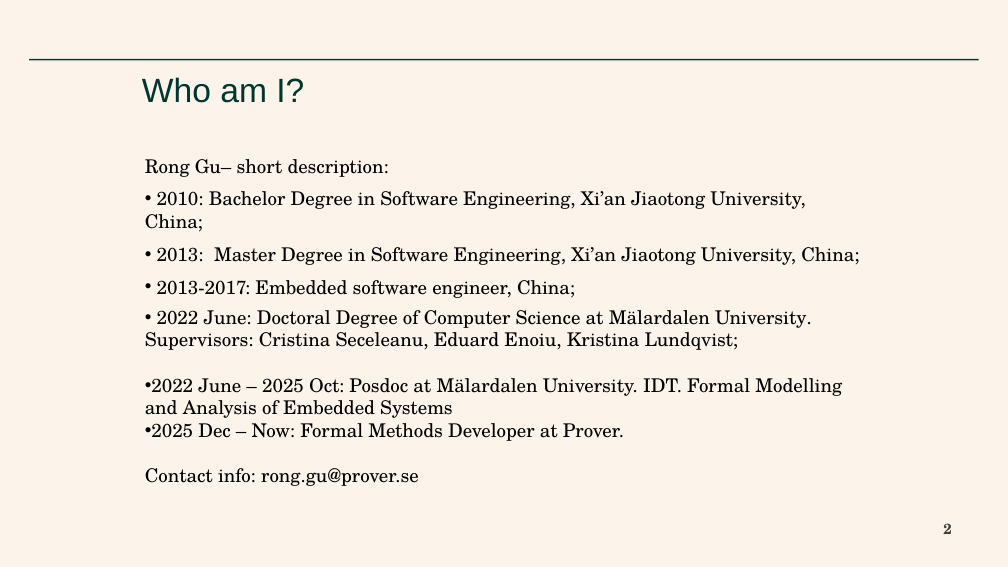
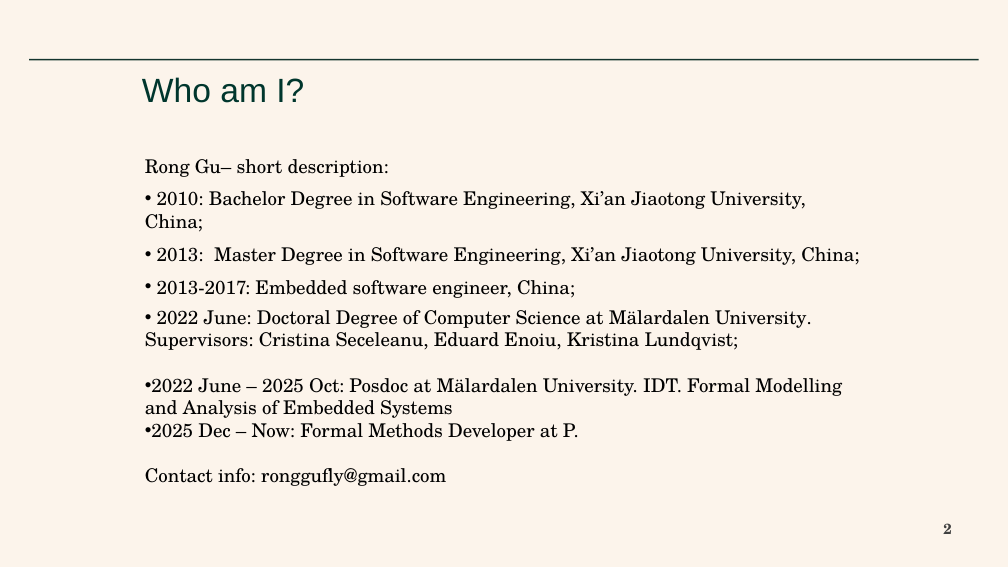
Before and after one commit to rgu01/rong-skills, a slide deck: slide 2 of experiments/Course-Embedded-System-II/Slides.pptx. Drawn at 1008x567 pixels with LibreOffice and Linux fonts; fonts in the diff are those of the drawing; background and template pictures are left out. Boxes give left, top, right and bottom in pixels: in the first picture for what was removed or moved away, otherwise in the second. Text is boxed around its words. In the diff, an @@ line names an element or a change of style, - is before the commit and + after.

```diff
--- a/experiments/Course-Embedded-System-II/Slides.pptx
+++ b/experiments/Course-Embedded-System-II/Slides.pptx
@@ text at <box>145,423,579,486</box>: text changed @@
-• 2025 Dec – Now: Formal Methods Developer at Prover.
-Contact info: rong.gu@prover.se
+• 2025 Dec – Now: Formal Methods Developer at P.
+Contact info: ronggufly@gmail.com
```
Also in this commit, not shown: 1 other slide changed, 8 other files.
